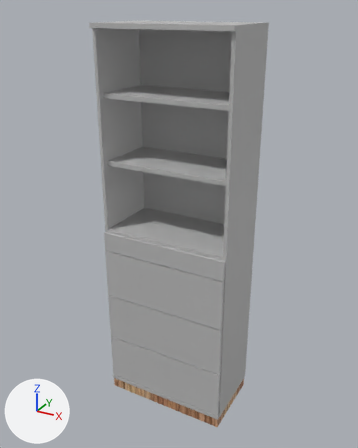
What one commit did to the FBX model Assets/Meshes/Baseline/baseline_6OH_+1OH_45x80_shelf+drawers_fin2.fbx.
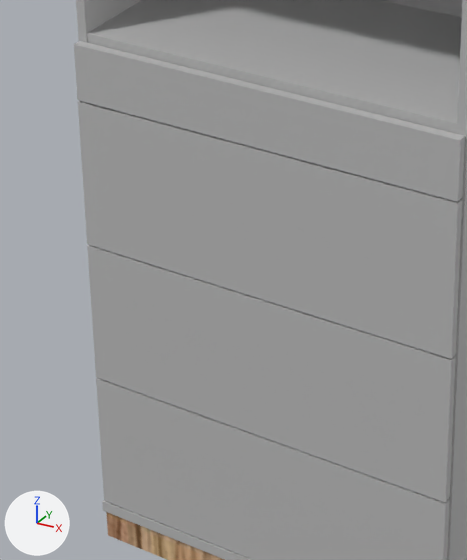
Each version appears first whole from a camera (50 mm lens) standing at (1.72, -2.2, 2.43) and looking at (0.4, 0.21, 1.23), and next in a close-up on the part from 23% to 63% of the width and 49% to 88% of the height. The lights are fixed; the arrows at lower left show +X, +Y and +Z. Where no turn or scale is listed for an object, it has been applied to the vertices.

The first close-up shows 'body_mesh1', 'front_dol_mesh', 'podstawa_mesh'.
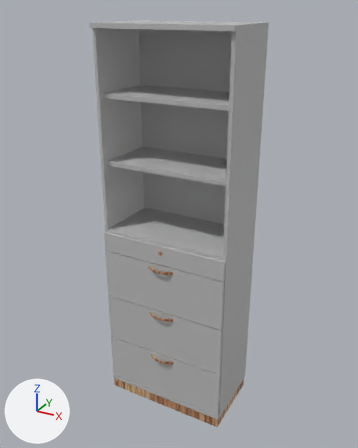
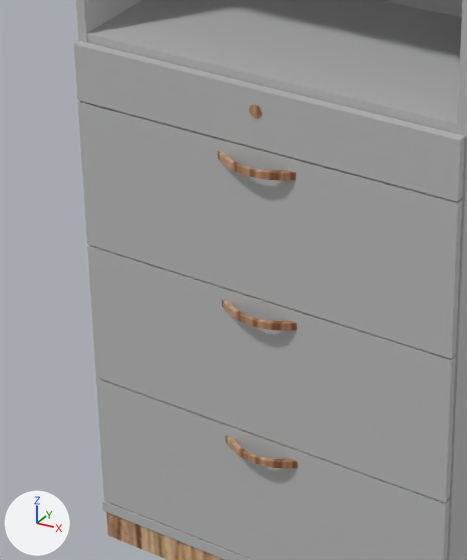
Location of each change, [x1, y1, x2, y2] in pixels of the close-ups (467 x 560 px):
'hyandle_mesh', added (brown): after [218, 104, 298, 469]

Diff of the bpy script that builds the scene:
```diff
--- a/Assets/Meshes/Baseline/baseline_6OH_+1OH_45x80_shelf+drawers_fin2.fbx.py
+++ b/Assets/Meshes/Baseline/baseline_6OH_+1OH_45x80_shelf+drawers_fin2.fbx.py
@@ me_mesh_001_1 @@
+me_mesh_001_1.from_pydata(...)  # 236 vertices, 444 faces; spans x 0.318..0.483, y -0.053..-0.023, z 0.374..1.146
+me_mesh_001_1.materials.append(mat_phong2)  # picture img_zebrano_afryka_jpg
@@ ob_hyandle_mesh @@
+ob_hyandle_mesh = bpy.data.objects.new('hyandle_mesh', me_mesh_001_1)
+ob_hyandle_mesh.location = (0.0, 0.0, 0.0)
```
